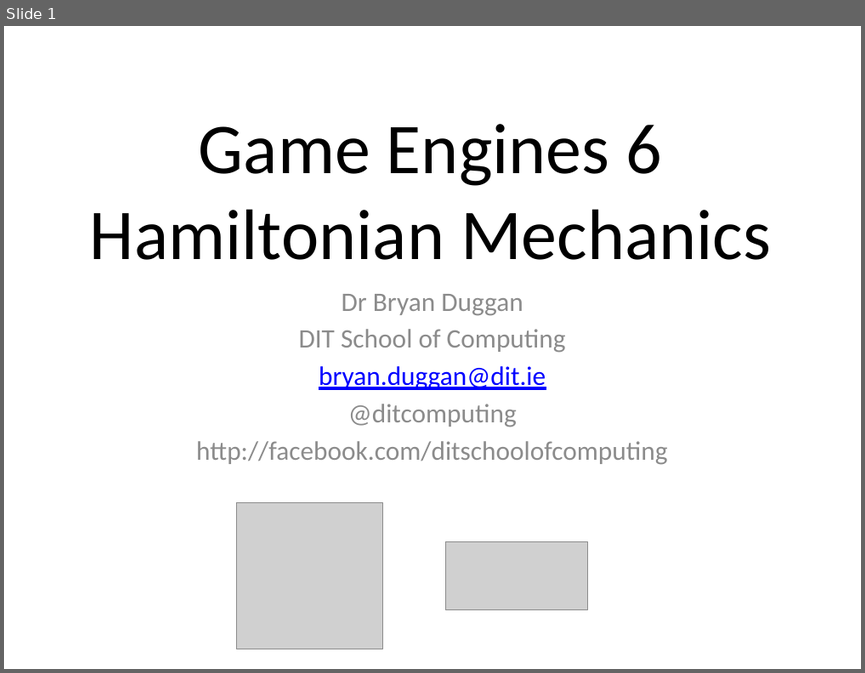
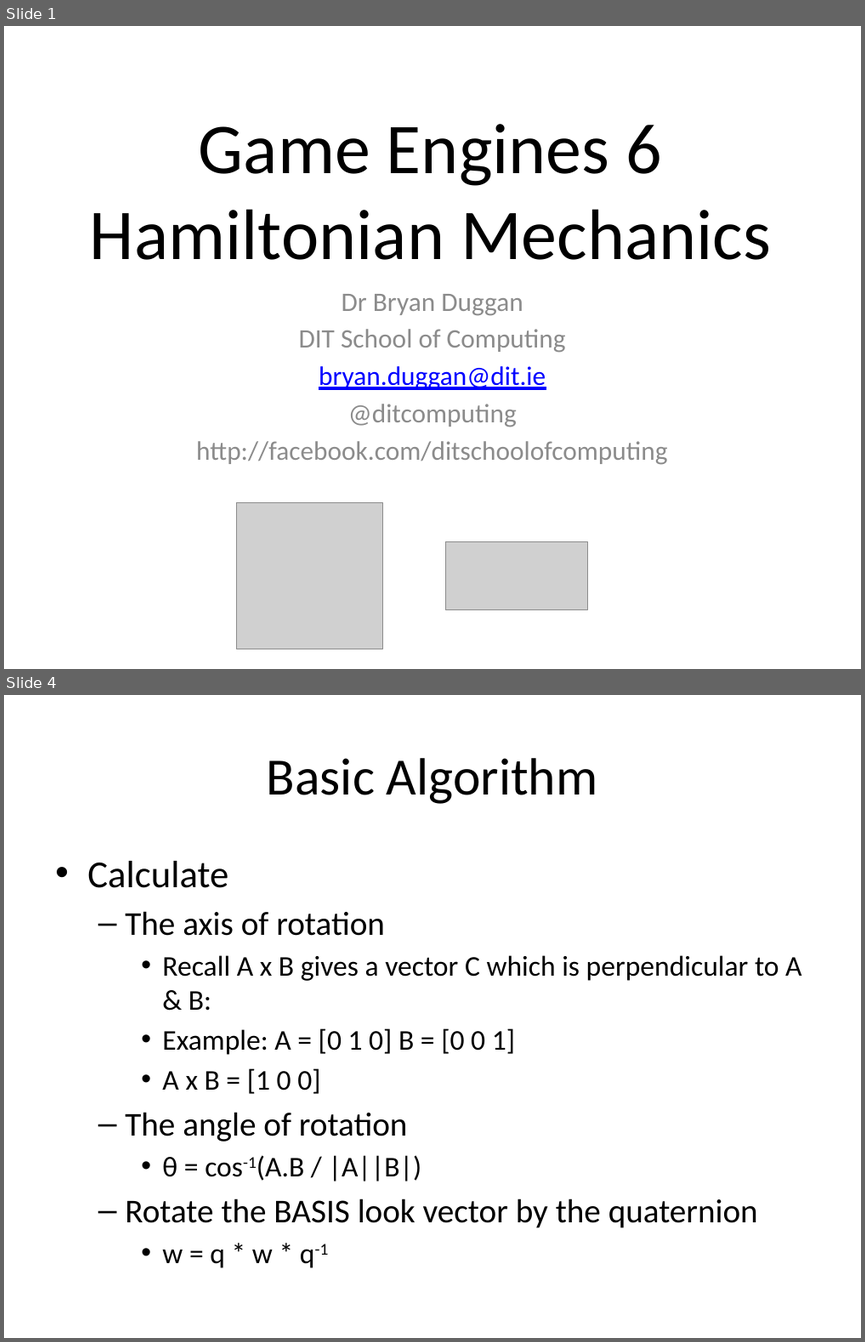
Before and after one commit to skooter500/BGE-V1, a slide deck: Lectures/Game Engines 7.pptx. Shown one above the other, each under a label of ours: slide 1 before the commit, slides 1 and 4 after it; the slides between them are not shown. The pictures are 865x673 and 865x1342 pixels, drawn with LibreOffice and Linux fonts; fonts in the diff are those of the drawing; grey boxes stand for pictures; background and template pictures are left out. Boxes give left, top, right and bottom in pixels: in the first picture for what was removed or moved away, otherwise in the second. Text is boxed around its words. In the diff, an @@ line names an element or a change of style, - is before the commit and + after.

```diff
--- a/Lectures/Game Engines 7.pptx
+++ b/Lectures/Game Engines 7.pptx
@@ slide 4 added at box(4, 695, 861, 1338), background #FFFFFF @@
@@ title added at box(267, 758, 597, 804), 44 pt, text #000000 @@
+Basic Algorithm
@@ text added at box(87, 861, 801, 1268), 24 pt, text #000000 @@
+• Calculate
+  – The axis of rotation
+    • Recall A x B gives a vector C which is perpendicular to A & B:
+    • Example: A = [0 1 0] B = [0 0 1]
+    • A x B = [1 0 0]
+  – The angle of rotation
+    • θ = cos-1(A.B / |A||B|)
+  – Rotate the BASIS look vector by the quaternion
+    • w = q * w * q-1
```
Also in this commit, not shown: 18 other slides added, 1 other file.
